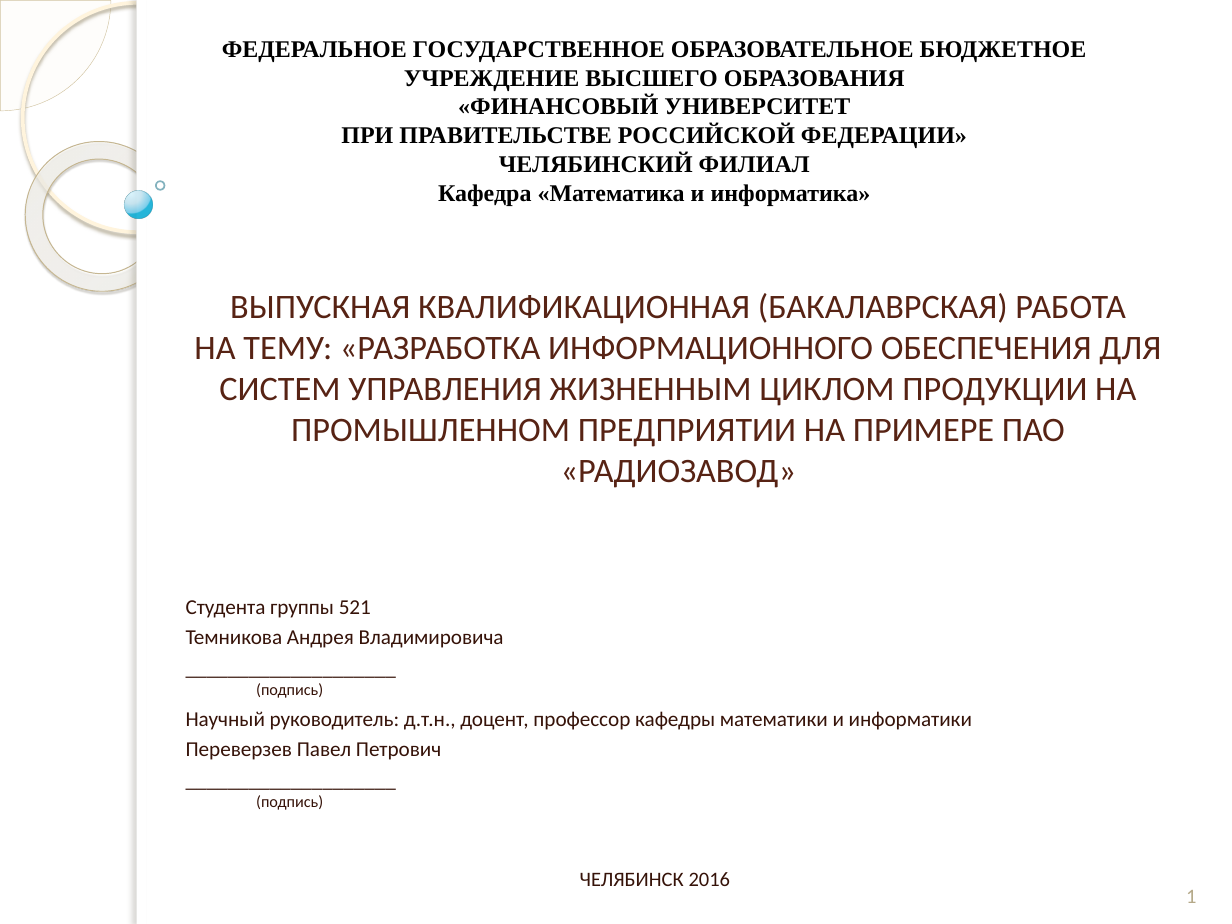
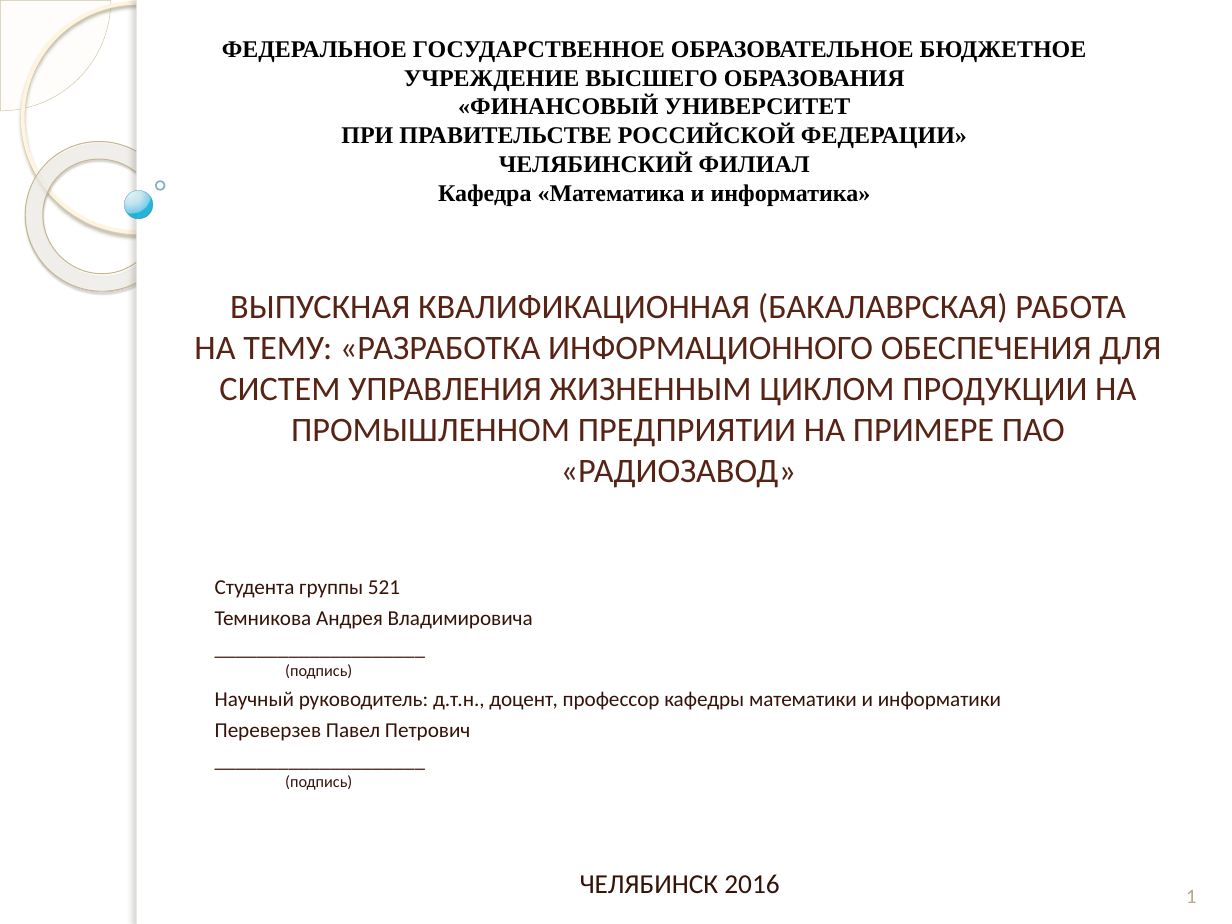
Before and after one commit to andreytemn/university, a slide deck: slide 1 of diplom/Темников раздатки к диплому.pptx. Drawn at 1232x924 pixels with LibreOffice and Linux fonts; fonts in the diff are those of the drawing; background and template pictures are left out. Boxes give left, top, right and bottom in pixels: in the first picture for what was removed or moved away, otherwise in the second. Text is boxed around its words. In the diff, an @@ line names an element or a change of style, - is before the commit and + after.

```diff
--- a/diplom/Темников раздатки к диплому.pptx
+++ b/diplom/Темников раздатки к диплому.pptx
@@ subtitle "Студента группы 521": place and size @@
-subtitle "Студента группы 521" at box(186, 600, 972, 810)
+subtitle "Студента группы 521" at box(215, 580, 1001, 790)
@@ text "ЧЕЛЯБИНСК 2016" at box(580, 874, 779, 894): size 12 to 16 pt @@
```
Also in this commit, not shown: 8 other slides changed, 3 slides added, 59 other files.
